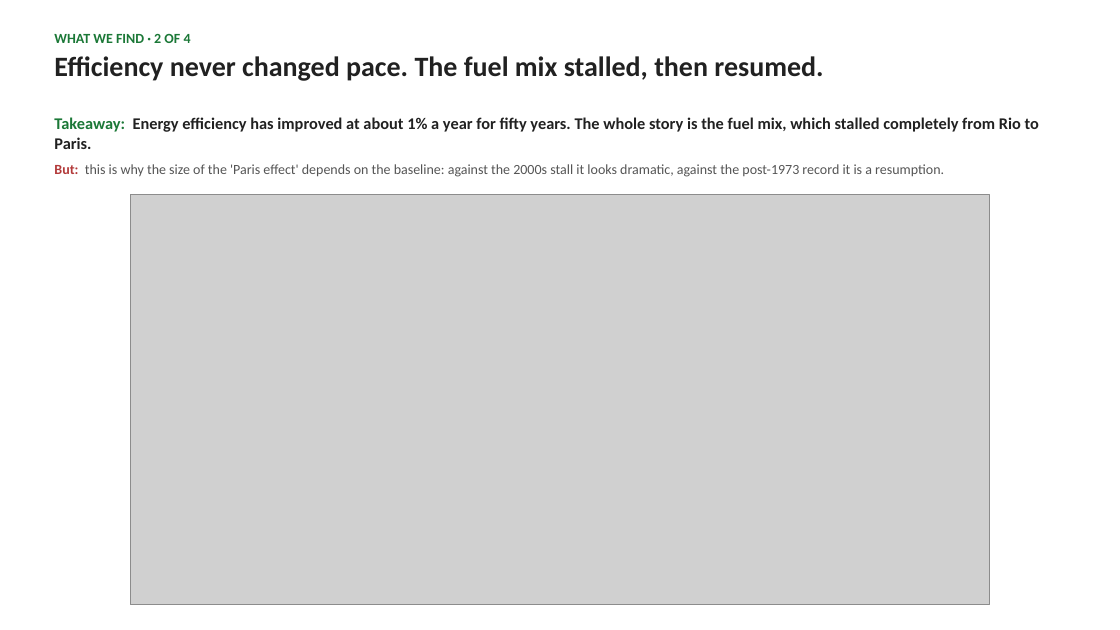
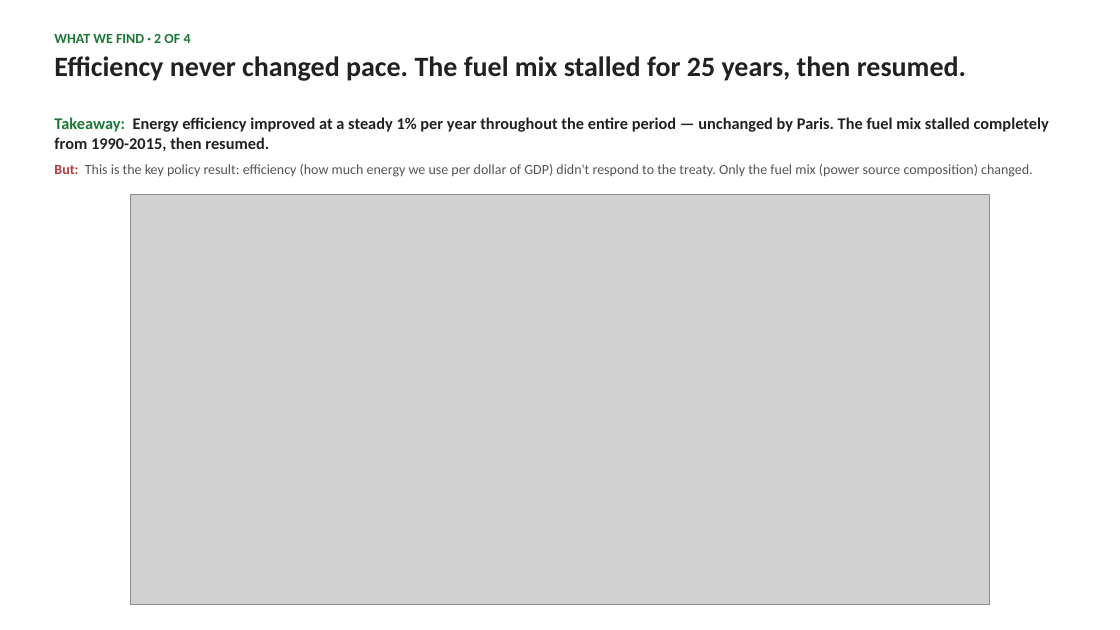
Before and after one commit to cwejnert/HDI-Happiness, a slide deck: slide 6 of carbon_breakpoints_takeaway_figures/paris_at_ten_world_deck.pptx (slide 5 before the commit). Drawn at 1120x630 pixels with LibreOffice and Linux fonts; fonts in the diff are those of the drawing; grey boxes stand for pictures. Boxes give left, top, right and bottom in pixels: in the first picture for what was removed or moved away, otherwise in the second. Text is boxed around its words. In the diff, an @@ line names an element or a change of style, - is before the commit and + after.

```diff
--- a/carbon_breakpoints_takeaway_figures/paris_at_ten_world_deck.pptx
+++ b/carbon_breakpoints_takeaway_figures/paris_at_ten_world_deck.pptx
@@ text at (54,56,966,81): text changed @@
-Efficiency never changed pace. The fuel mix stalled, then resumed.
+Efficiency never changed pace. The fuel mix stalled for 25 years, then resumed.
@@ text at (54,117,1049,151): text changed @@
-Takeaway: Energy efficiency has improved at about 1% a year for fifty years. The whole story is the fuel mix, which stalled completely from Rio to Paris.
+Takeaway: Energy efficiency improved at a steady 1% per year throughout the entire period — unchanged by Paris. The fuel mix stalled completely from 1990-2015, then resumed.
@@ text at (54,164,1033,177): text changed @@
-But: this is why the size of the 'Paris effect' depends on the baseline: against the 2000s stall it looks dramatic, against the post-1973 record it is a resumption.
+But: This is the key policy result: efficiency (how much energy we use per dollar of GDP) didn't respond to the treaty. Only the fuel mix (power source composition) changed.
```
Also in this commit, not shown: 7 other slides changed, 2 slides added, 1 slide removed, 1 other file.
